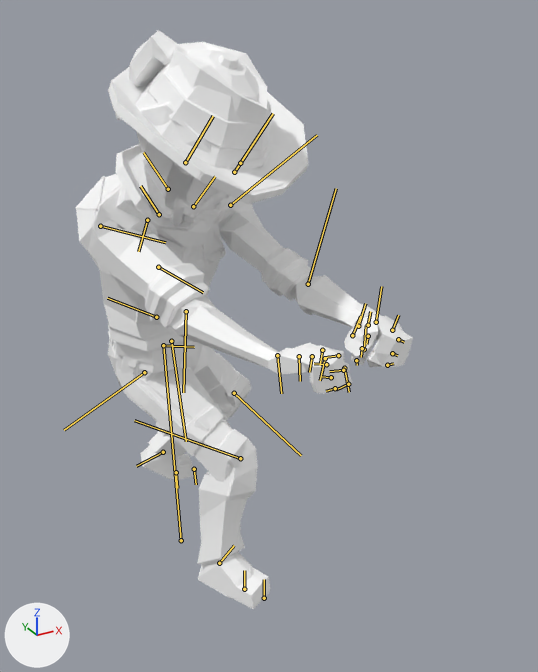
A saved change to the FBX model Assets/Animations/Characters/Player/PushRock/Pull Heavy Object.fbx.
Camera for both pictures: a 50 mm camera at (-0.775, -1.99, 1.695) aimed at (0.176, -0.26, 0.83). Arrows for +X, +Y and +Z are at lower left; the lights stay in place. Both versions are drawn at frame 16 of the action 'mixamo.com'; the numbers are the values there. The bones that bend it are drawn over the model as lines.

Objects in the first picture: 'Chr_Attach_Beard_01', 'Chr_Attach_Hair_Female_01', 'Chr_Attach_Hair_Male_01', 'Chr_Attach_Hat_Female_01', 'Chr_Attach_Hat_Hunter_01', 'Chr_Attach_Hat_Male_01', '_Character_Explorer_Female_01', '_Character_Explorer_Male_01'.
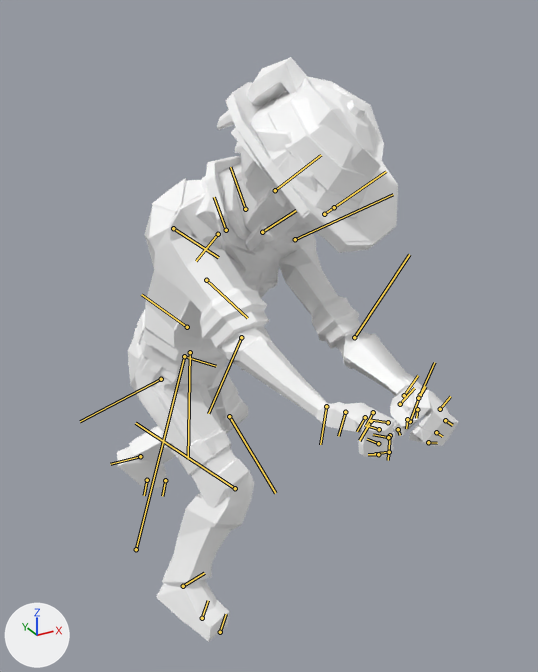
Boxes [x1, y1, x2, y2] around the edits, measured in the pictures (538 x 672 px):
```json
{"object": "_Character_Explorer_Male_01", "change": "posed", "before": [76, 152, 413, 609], "after": [120, 163, 458, 642]}
{"object": "Chr_Attach_Hat_Hunter_01", "change": "posed", "before": [122, 48, 271, 190], "after": [231, 85, 376, 237], "on screen": "7% taller"}
{"object": "_Character_Explorer_Female_01", "change": "posed", "before": [93, 143, 397, 598], "after": [117, 156, 441, 625], "on screen": "7% wider"}
{"object": "Chr_Attach_Hat_Male_01", "change": "posed", "before": [108, 42, 308, 205], "after": [226, 76, 398, 253], "on screen": "14% narrower, 9% taller"}
{"object": "Chr_Attach_Hat_Female_01", "change": "posed", "before": [114, 72, 306, 193], "after": [235, 86, 396, 242]}
{"object": "Chr_Attach_Hair_Female_01", "change": "posed", "before": [115, 30, 194, 228], "after": [217, 57, 308, 251]}
{"object": "Chr_Attach_Hair_Male_01", "change": "posed", "before": [136, 101, 211, 176], "after": [241, 128, 317, 207]}
{"object": "Chr_Attach_Beard_01", "change": "posed", "before": [173, 191, 230, 222], "after": [256, 226, 312, 254], "on screen": "9% shorter"}
{"bone": "Root", "before": "(181, 540) to (163, 345)", "after": "(136, 549) to (184, 356)"}
```

Edits to the scene script, one JSON object a line:
```json
{"block": "bone_root", "where": "bone_root = bpy.data.objects['Armature'].pose.bones['Root']"}
{"op": "set", "path": "bone_root.location", "old": "(3.4, -15.7, -17.4)", "new": "(-13.8, -13.9, -18.5)"}
{"op": "set", "path": "bone_root.rotation_quaternion", "old": "(0.929, 0.043, 0.363, 0.053)", "new": "(0.929, 0.139, 0.341, -0.041)", "note": "degrees (9, 42, 10) -> degrees (17, 40, 1)"}
```
